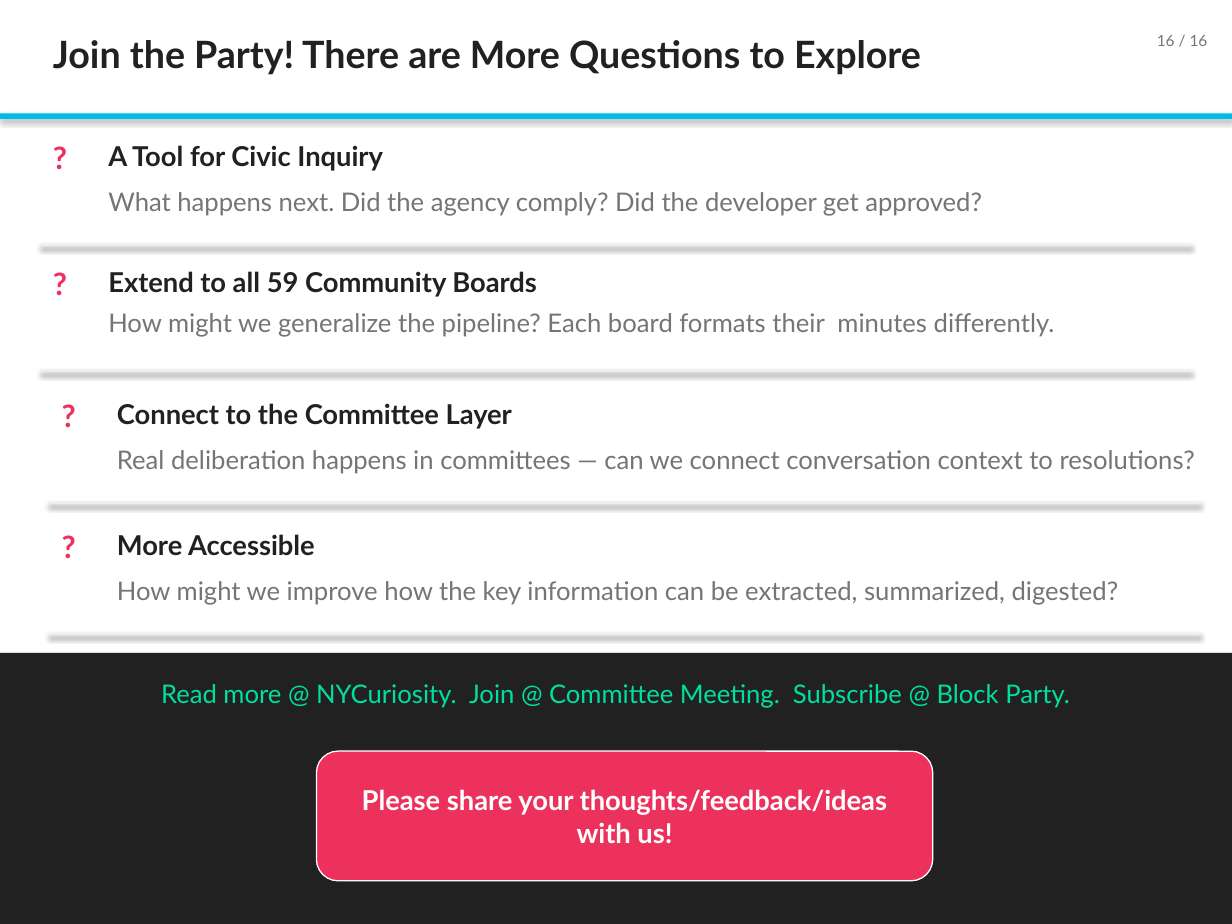
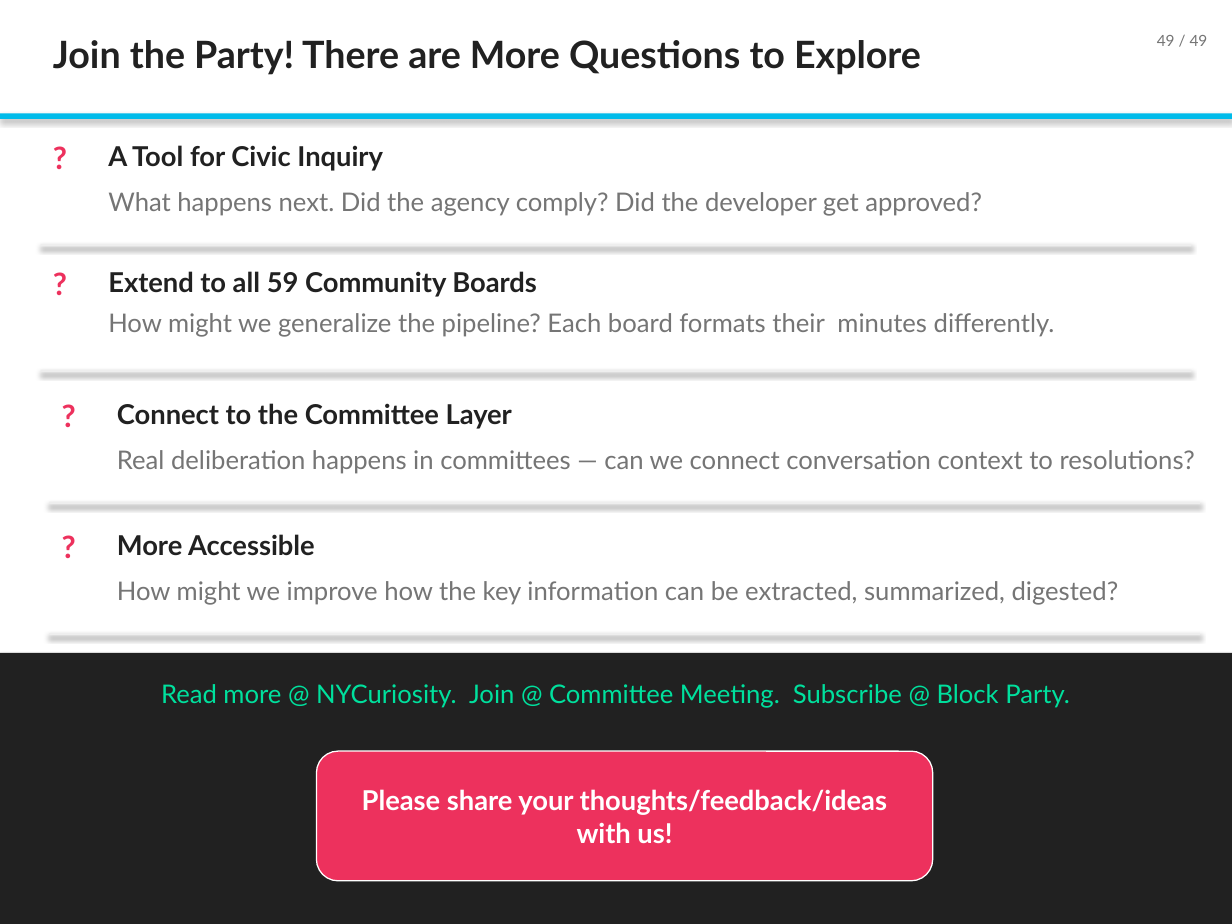
Before and after one commit to TalR24/nycur-data-website, a slide deck: slide 49 of cb-resolutions/block_party_july2026/Building_an_AI_Knowledge_Base_for_NYC_Community_Boards_July2026.pptx. Drawn at 1232x924 pixels with LibreOffice and Linux fonts; fonts in the diff are those of the drawing. Boxes give left, top, right and bottom in pixels: in the first picture for what was removed or moved away, otherwise in the second. Text is boxed around its words. In the diff, an @@ line names an element or a change of style, - is before the commit and + after.

```diff
--- a/cb-resolutions/block_party_july2026/Building_an_AI_Knowledge_Base_for_NYC_Community_Boards_July2026.pptx
+++ b/cb-resolutions/block_party_july2026/Building_an_AI_Knowledge_Base_for_NYC_Community_Boards_July2026.pptx
@@ text at [1157, 35, 1208, 46]: text changed @@
-16 / 16
+49 / 49
```
Also in this commit, not shown: 1 other file.
